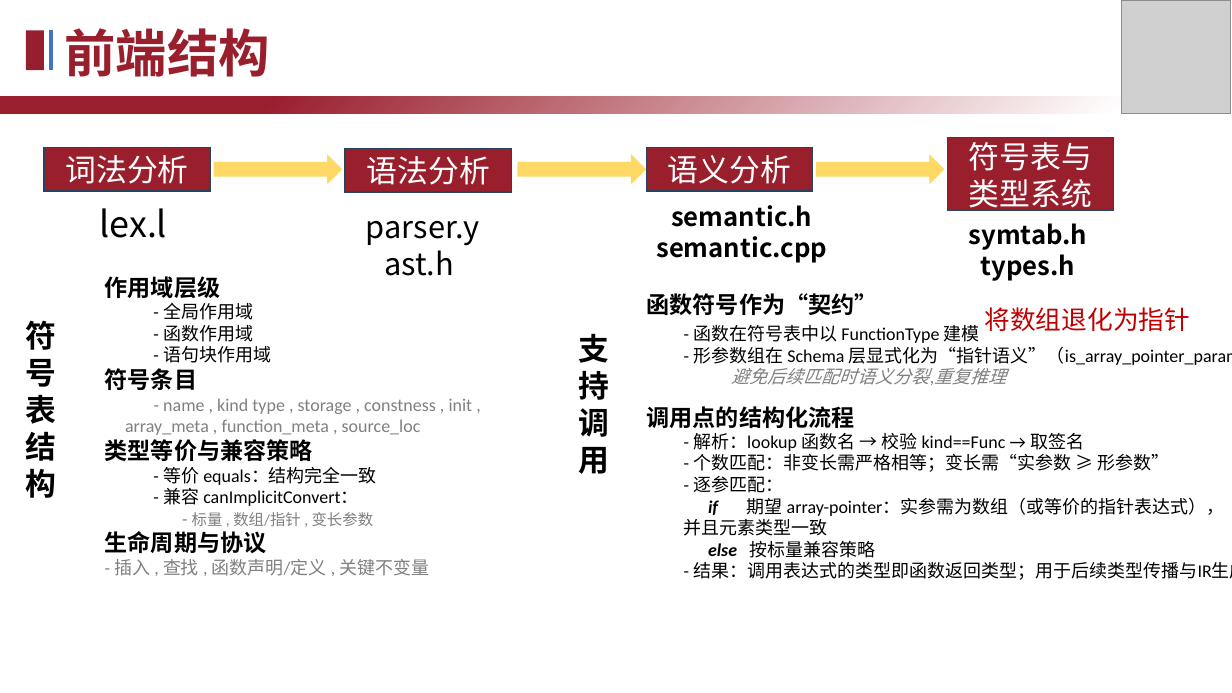
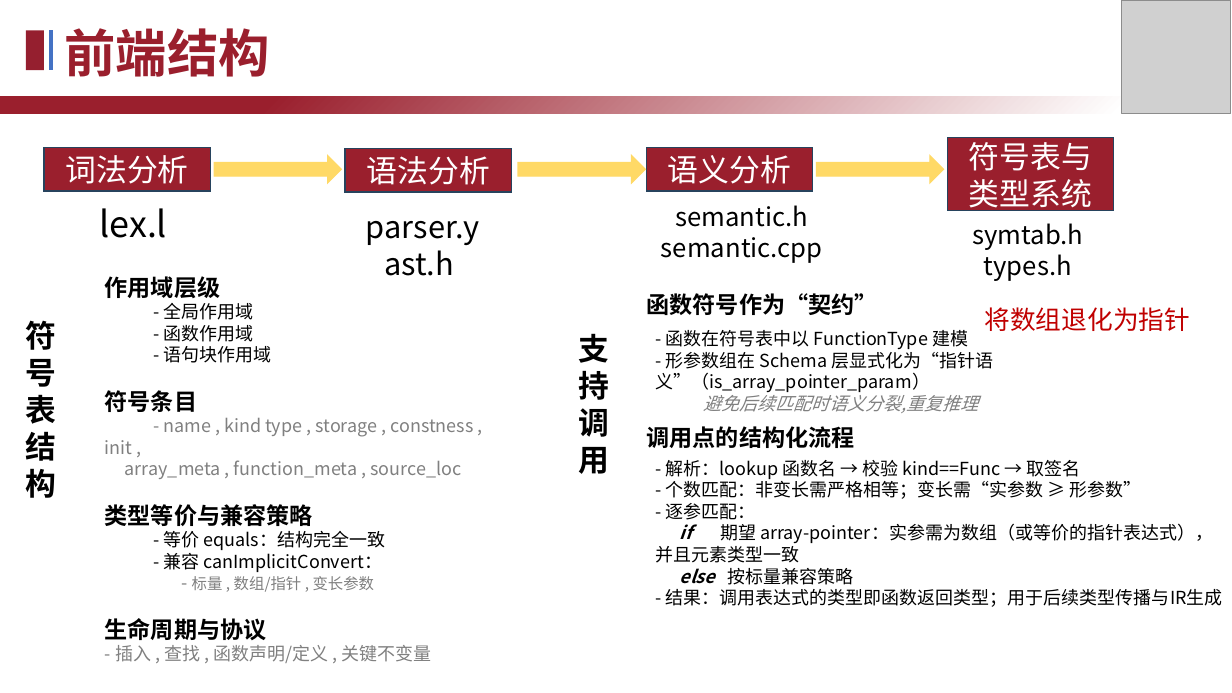
Before and after one commit to TheSkyFuker54188/Compiler-2025, a slide deck: slide 6 of doc/2025编译系统设计赛答辩.pptx (slide 5 before the commit). Drawn at 1232x693 pixels with LibreOffice and Linux fonts; fonts in the diff are those of the drawing; grey boxes stand for pictures. Boxes give left, top, right and bottom in pixels: in the first picture for what was removed or moved away, otherwise in the second. Text is boxed around its words. In the diff, an @@ line names an element or a change of style, - is before the commit and + after.

```diff
--- a/doc/2025编译系统设计赛答辩.pptx
+++ b/doc/2025编译系统设计赛答辩.pptx
@@ text "semantic.h" at [661, 205, 823, 263]: bold off @@
@@ text "symtab.h" at [972, 223, 1083, 281]: bold off @@
@@ font Calibri to Noto Sans CJK SC in 4 elements at [647, 293, 878, 315], [647, 426, 855, 448], [655, 330, 1223, 607], [105, 276, 473, 663] @@
@@ text "- 函数在符号表中以 FunctionType 建模": place and size @@
-text "- 函数在符号表中以 FunctionType 建模" at [684, 325, 1232, 580]
+text "- 函数在符号表中以 FunctionType 建模" at [655, 330, 1223, 607]
@@ text "调用点的结构化流程": place and size @@
-text "调用点的结构化流程" at [647, 406, 855, 428]
+text "调用点的结构化流程" at [647, 426, 855, 448]
```
Also in this commit, not shown: 4 other slides changed, 4 slides added, 2 slides removed.
